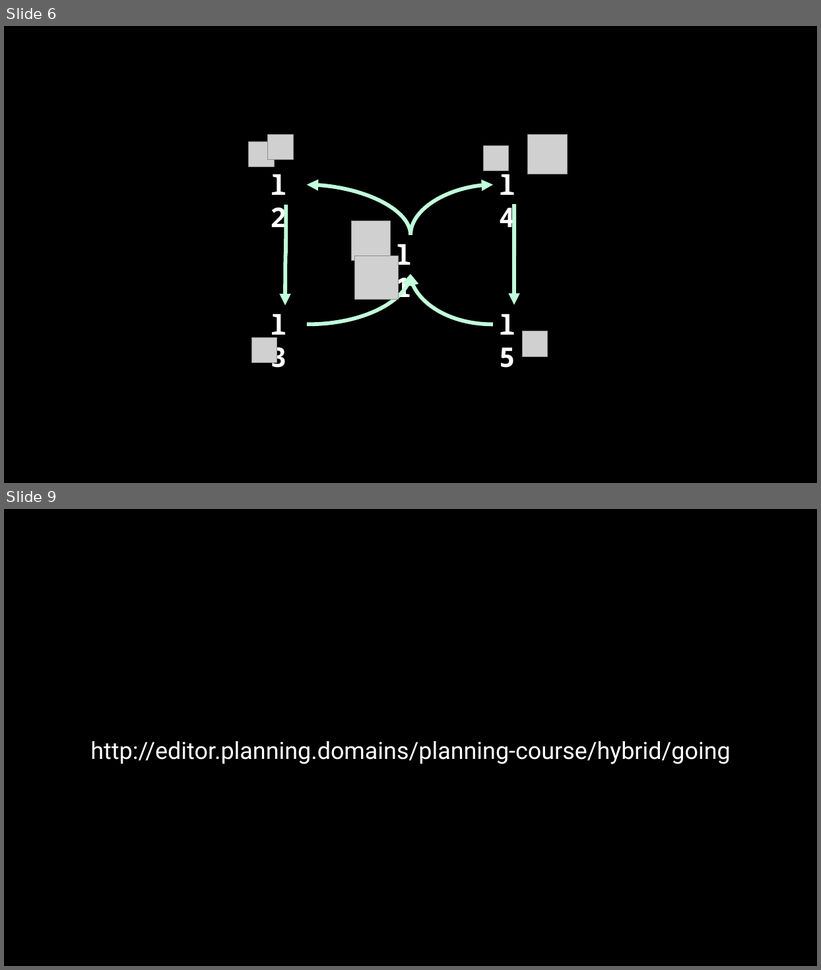
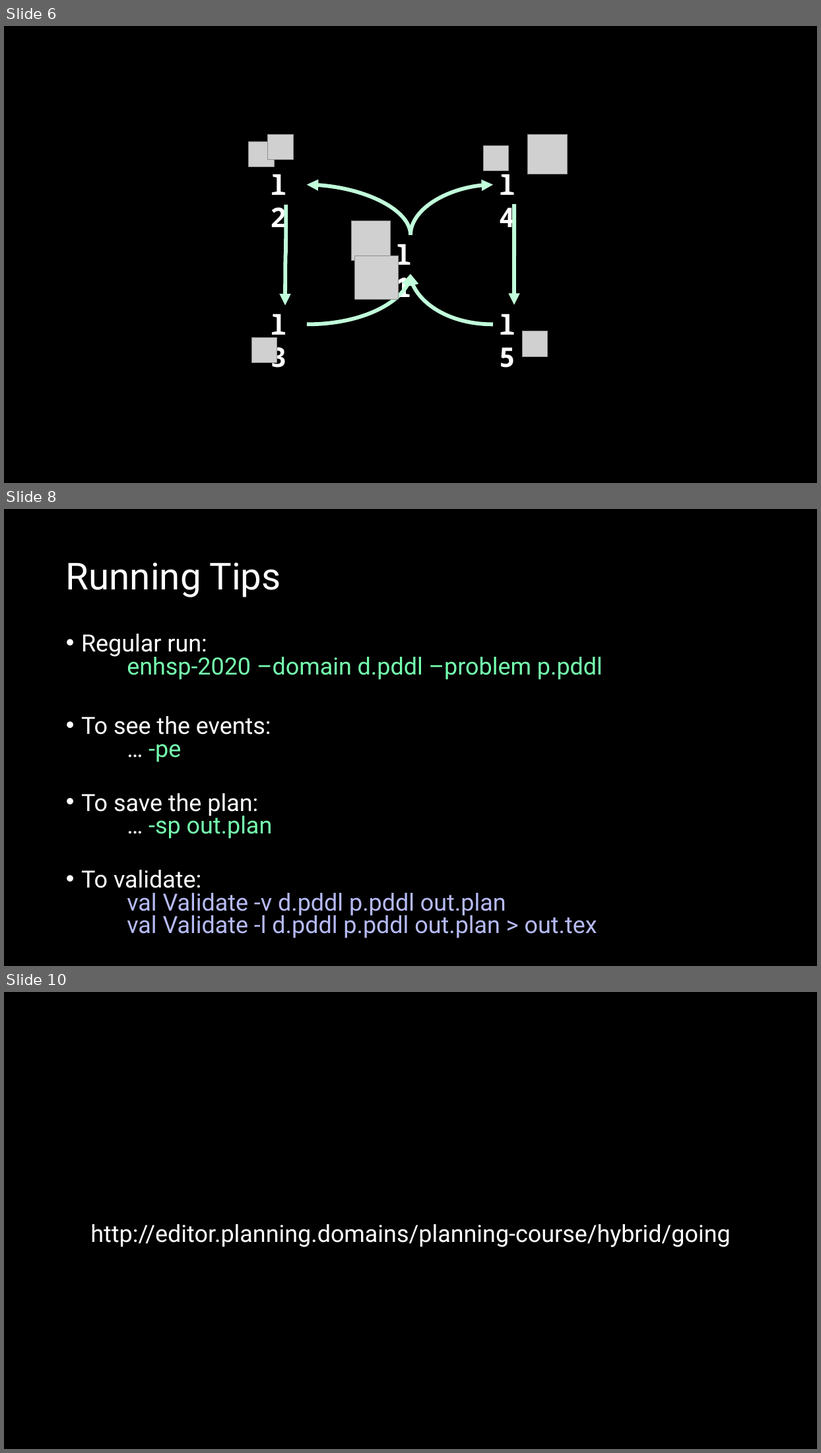
Before and after one commit to AI-Planning/modeling-in-pddl, a slide deck: exercises/cisc-813/hybrid/slides.pptx. Shown one above the other, each under a label of ours: slides 6 and 9 before the commit, slides 6, 8 and 10 after it; the slides between them are not shown. The pictures are 821x970 and 821x1453 pixels, drawn with LibreOffice and Linux fonts; fonts in the diff are those of the drawing; grey boxes stand for pictures. Boxes give left, top, right and bottom in pixels: in the first picture for what was removed or moved away, otherwise in the second. Text is boxed around its words. In the diff, an @@ line names an element or a change of style, - is before the commit and + after.

```diff
--- a/exercises/cisc-813/hybrid/slides.pptx
+++ b/exercises/cisc-813/hybrid/slides.pptx
@@ slide 8 added at bbox=[4, 509, 817, 966], background #000000 @@
@@ title added at bbox=[66, 562, 281, 597], 44 pt, text #FFFFFF @@
+Running Tips
@@ text added at bbox=[81, 634, 603, 939], 28 pt, text #B7BBF6 @@
+• Regular run:
+  enhsp-2020 –domain d.pddl –problem p.pddl
+• To see the events:
+  … -pe
+• To save the plan:
+  … -sp out.plan
+• To validate:
+  val Validate -v d.pddl p.pddl out.plan
+  val Validate -l d.pddl p.pddl out.plan > out.tex
@@ what was slide 9 is now slide 10 @@
```
Also in this commit, not shown: 5 slides changed.
